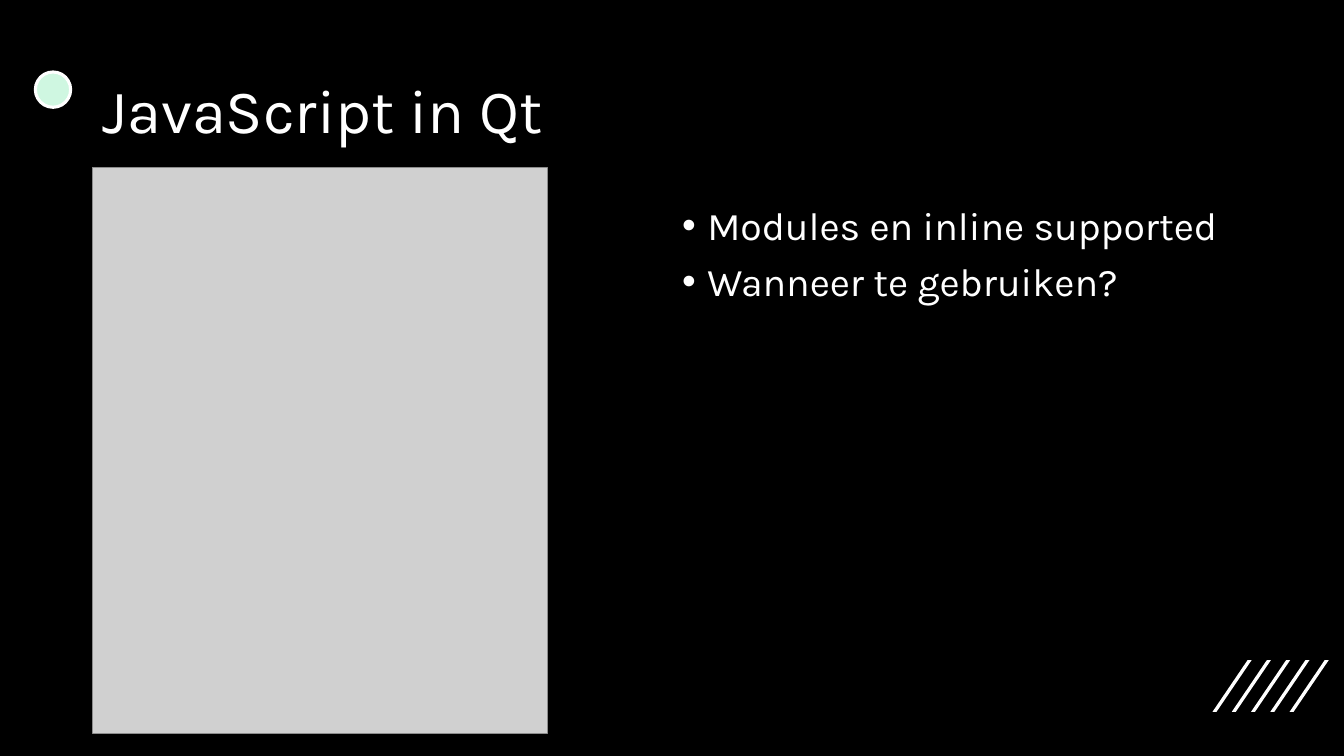
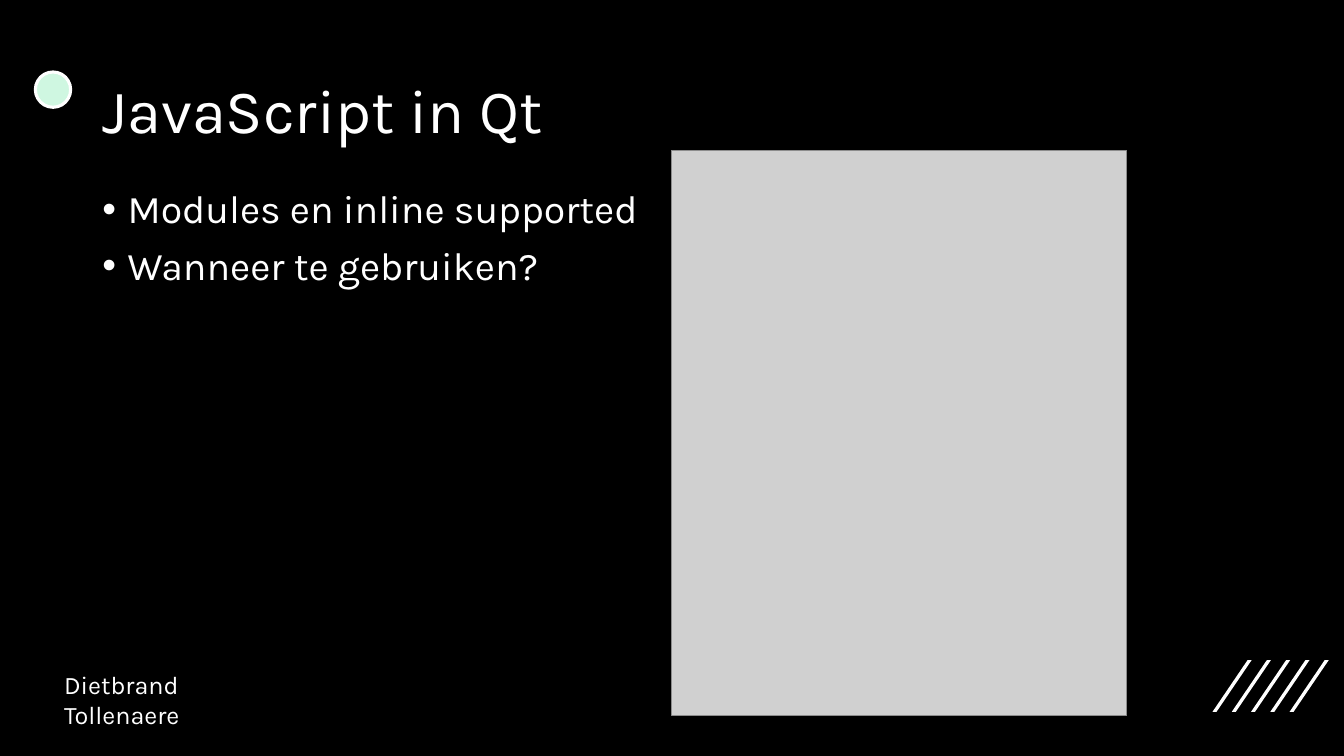
Before and after one commit to dietbrand/graduaatsproef, a slide deck: slide 6 of docs/graduaatsproef_presentatie.pptx. Drawn at 1344x756 pixels with LibreOffice and Linux fonts; fonts in the diff are those of the drawing; grey boxes stand for pictures. Boxes give left, top, right and bottom in pixels: in the first picture for what was removed or moved away, otherwise in the second. Text is boxed around its words. In the diff, an @@ line names an element or a change of style, - is before the commit and + after.

```diff
--- a/docs/graduaatsproef_presentatie.pptx
+++ b/docs/graduaatsproef_presentatie.pptx
@@ picture: place and size @@
-picture at [93,168,547,734]
+picture at [673,150,1127,716]
@@ text "Modules en inline supported": place and size @@
-text "Modules en inline supported" at [707,213,1218,306]
+text "Modules en inline supported" at [128,196,638,290]
@@ text added at [64,676,179,725], 18 pt, text #FFFFFF @@
+Dietbrand Tollenaere
```
Also in this commit, not shown: 7 other slides changed.
